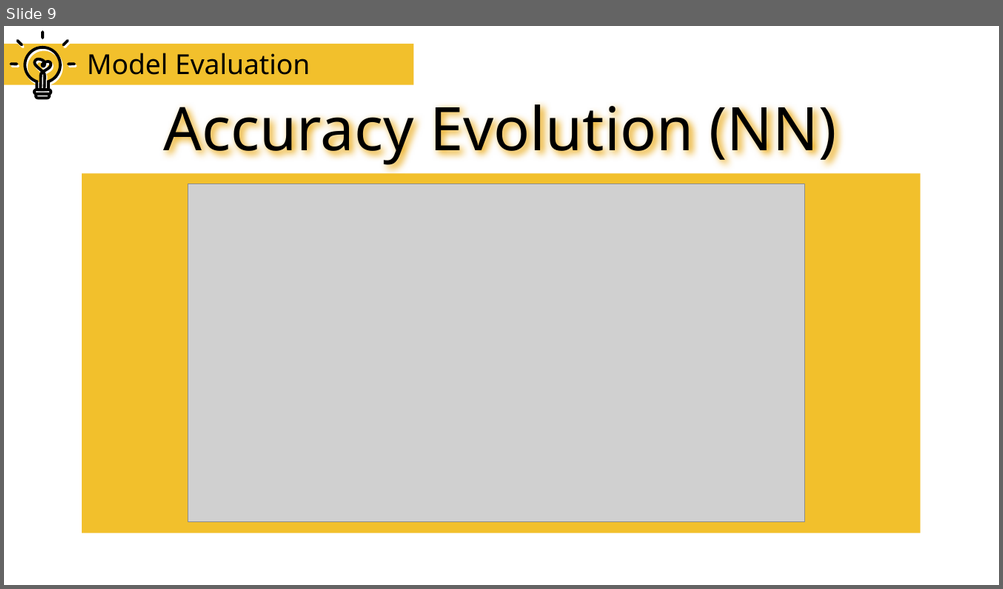
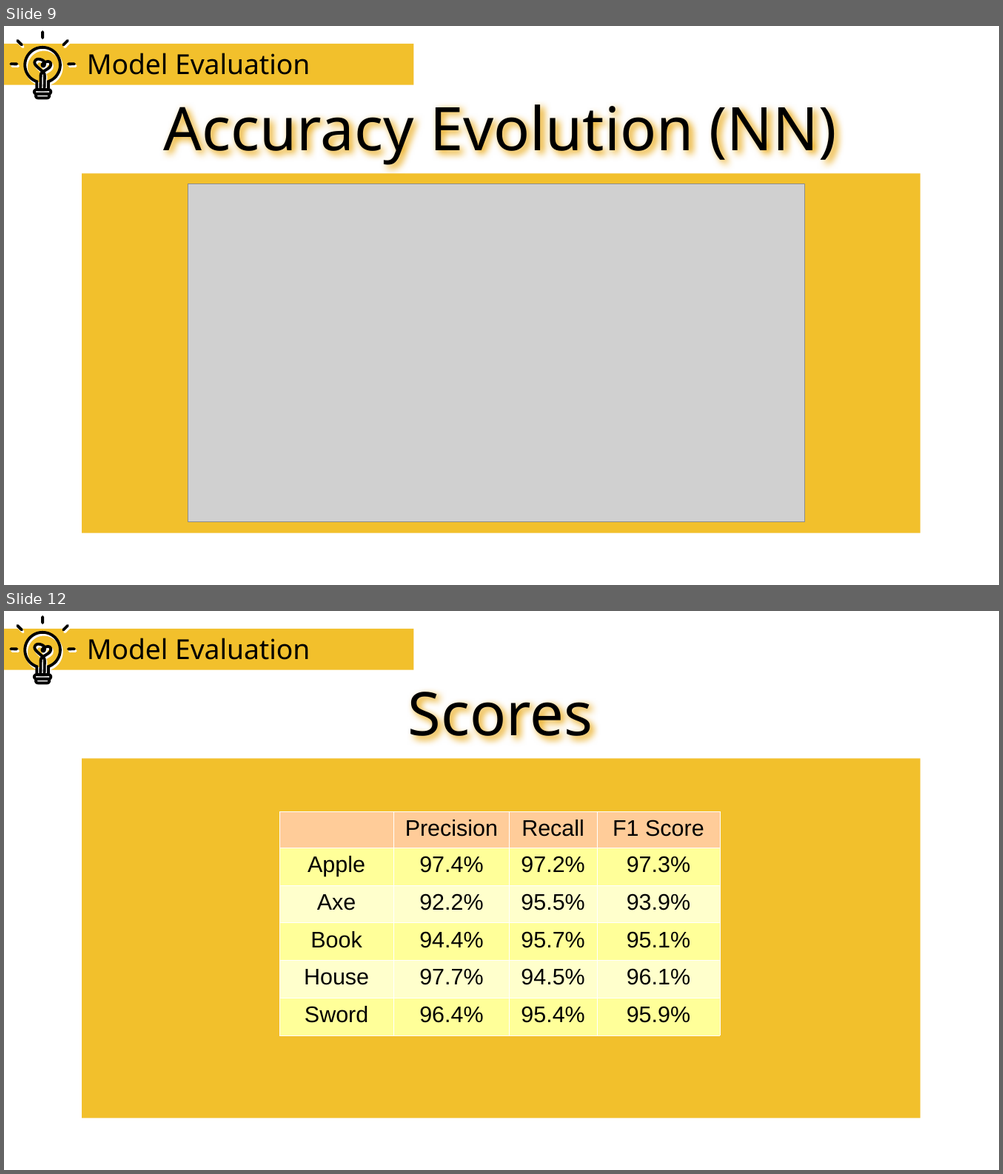
Before and after one commit to jteles277/Image_Classification_Problem, a slide deck: docs/powerpoint.odp. Shown one above the other, each under a label of ours: slide 9 before the commit, slides 9 and 12 after it; the slides between them are not shown. The pictures are 1003x589 and 1003x1174 pixels, drawn with LibreOffice and Linux fonts; fonts in the diff are those of the drawing; grey boxes stand for pictures. Boxes give left, top, right and bottom in pixels: in the first picture for what was removed or moved away, otherwise in the second. Text is boxed around its words. In the diff, an @@ line names an element or a change of style, - is before the commit and + after.

Commit message:
done

```diff
--- a/docs/powerpoint.odp
+++ b/docs/powerpoint.odp
@@ slide 12 added at box(4, 611, 999, 1170), background #FFFFFF; not listed: 20 template elements that a slide beside it also shows @@
@@ title added at box(87, 638, 310, 660), 22 pt, text #000000 @@
+Model Evaluation
@@ title added at box(408, 692, 592, 742), 48 pt, text #000000 @@
+Scores
@@ table added at box(279, 812, 720, 1034), 6 rows, 4 columns @@
+ | Precision | Recall | F1 Score
+Apple | 97.4% | 97.2% | 97.3%
+Axe | 92.2% | 95.5% | 93.9%
+Book | 94.4% | 95.7% | 95.1%
+House | 97.7% | 94.5% | 96.1%
+Sword | 96.4% | 95.4% | 95.9%
```
Also in this commit, not shown: 2 slides changed, 1 other slide added.
